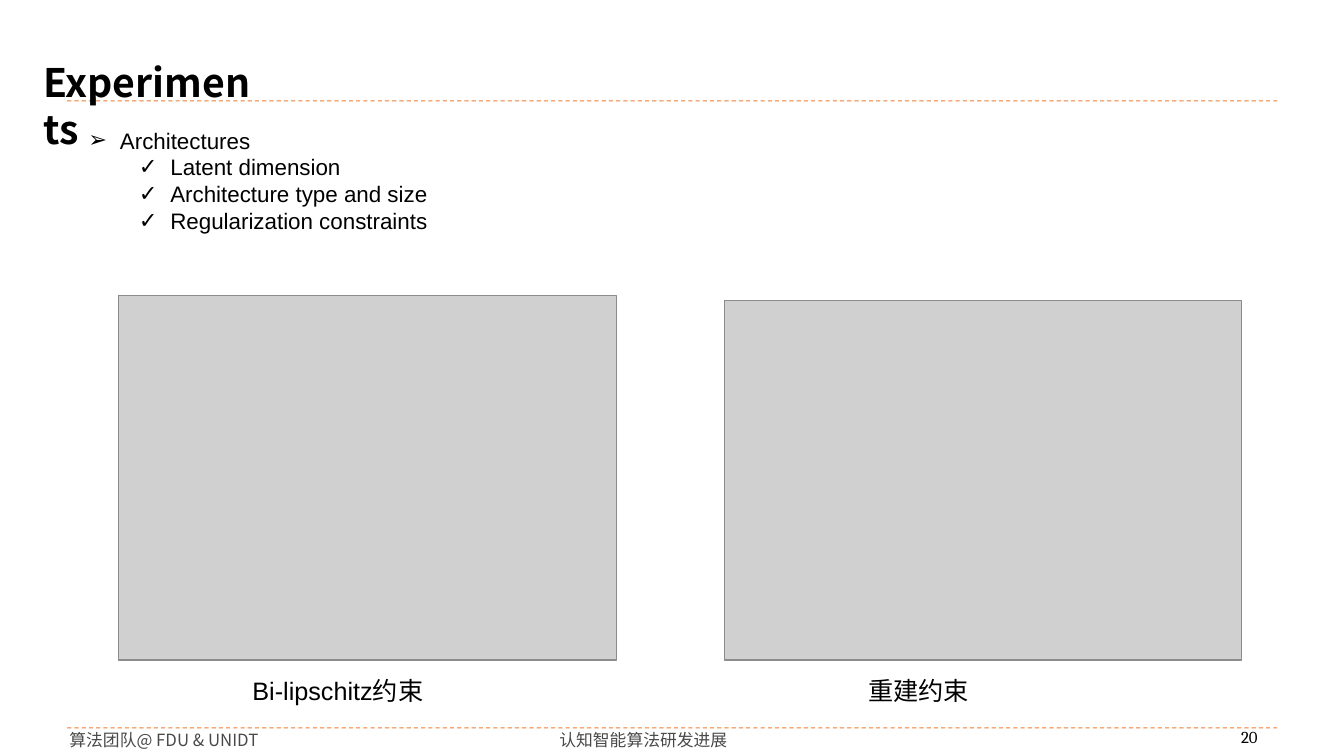
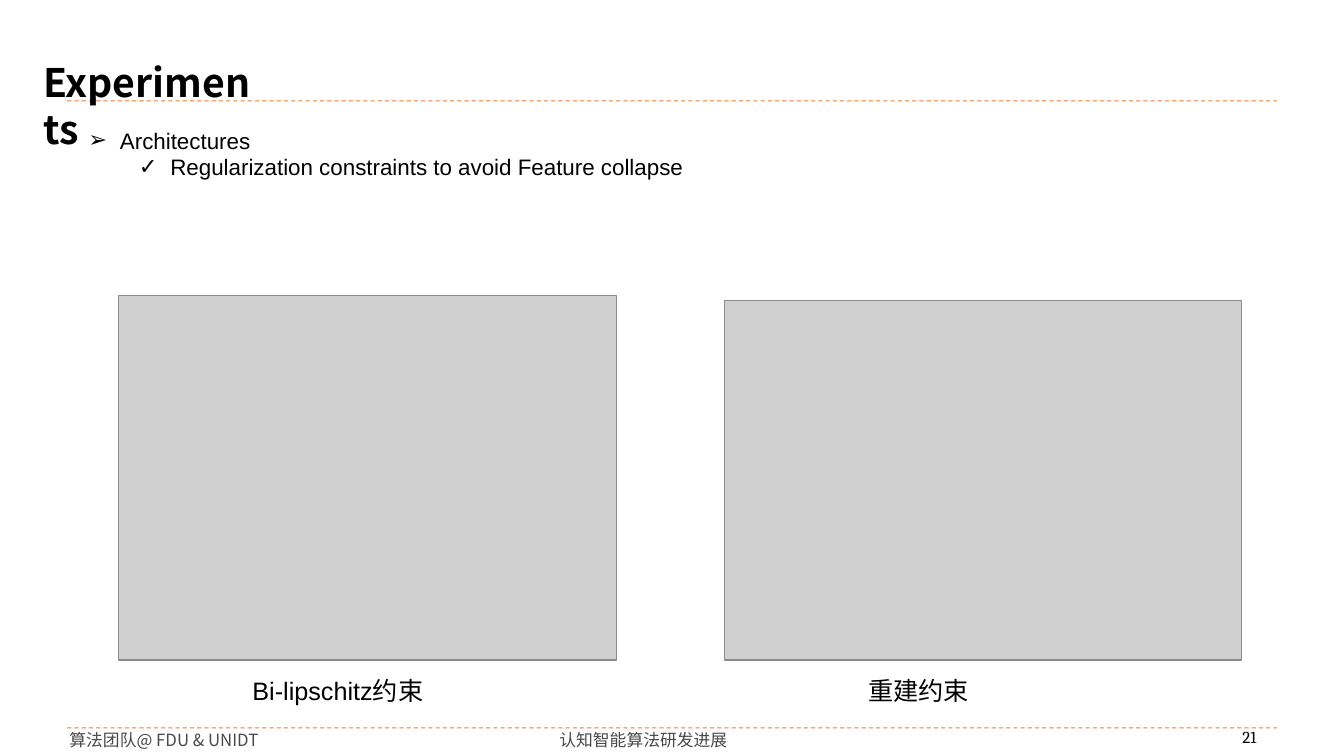
Before and after one commit to buyizhiyou/YYMUncertainty, a slide deck: slide 21 of pre/ddu_pre.pptx (slide 20 before the commit). Drawn at 1344x756 pixels with LibreOffice and Linux fonts; fonts in the diff are those of the drawing; grey boxes stand for pictures; background and template pictures are left out. Boxes give left, top, right and bottom in pixels: in the first picture for what was removed or moved away, otherwise in the second. Text is boxed around its words. In the diff, an @@ line names an element or a change of style, - is before the commit and + after.

```diff
--- a/pre/ddu_pre.pptx
+++ b/pre/ddu_pre.pptx
@@ text at (x1=170, y1=158, x2=683, y2=180): text changed @@
-  ✓ Latent dimension
-  ✓ Architecture type and size
-  ✓ Regularization constraints
+  ✓ Regularization constraints to avoid Feature collapse
@@ page number at (x1=1242, y1=728, x2=1256, y2=743): text changed @@
-20
+21
```
Also in this commit, not shown: 13 other slides changed, 6 slides added, 3 slides removed, 10 other files.
